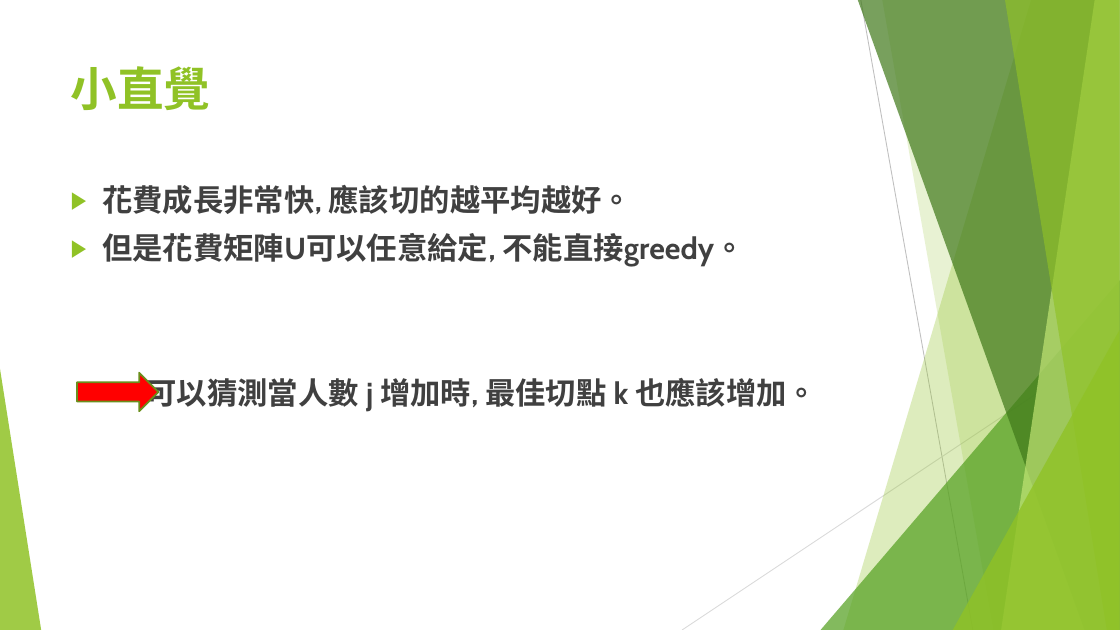
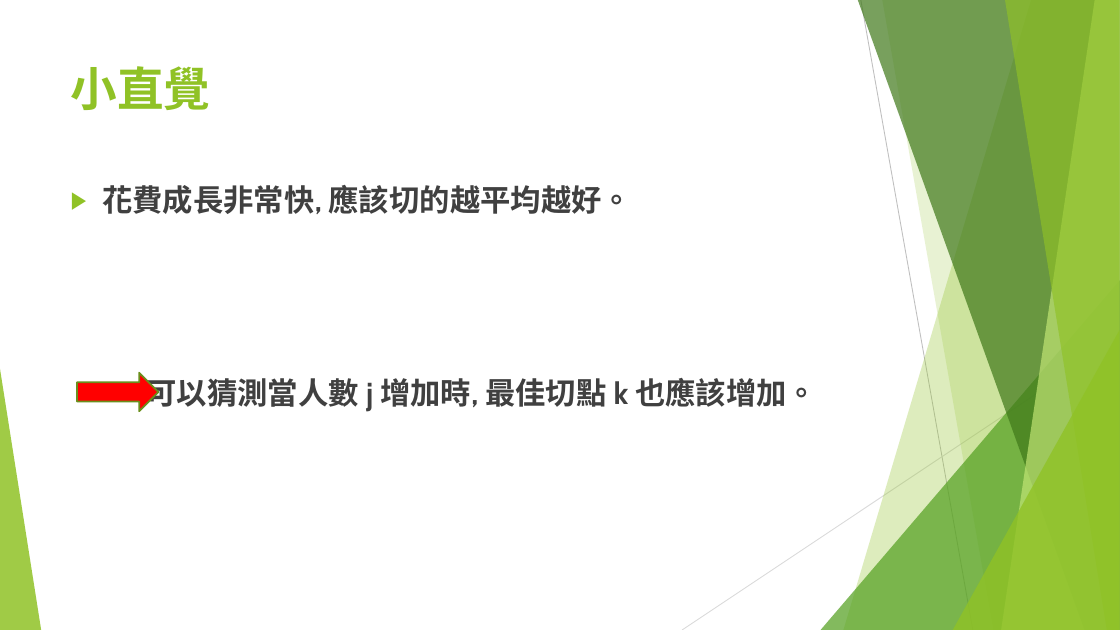
Before and after one commit to S920105123/DP2, a slide deck: slide 16 of presentation/進階動態規劃.pptx (slide 17 before the commit). Drawn at 1120x630 pixels with LibreOffice and Linux fonts; fonts in the diff are those of the drawing. Boxes give left, top, right and bottom in pixels: in the first picture for what was removed or moved away, otherwise in the second. Text is boxed around its words. In the diff, an @@ line names an element or a change of style, - is before the commit and + after.

```diff
--- a/presentation/進階動態規劃.pptx
+++ b/presentation/進階動態規劃.pptx
@@ text at (102, 233, 744, 267): paragraph removed @@
-▶ 但是花費矩陣U可以任意給定, 不能直接greedy。
```
Also in this commit, not shown: 7 other slides changed, 1 slide added, 1 slide removed.
